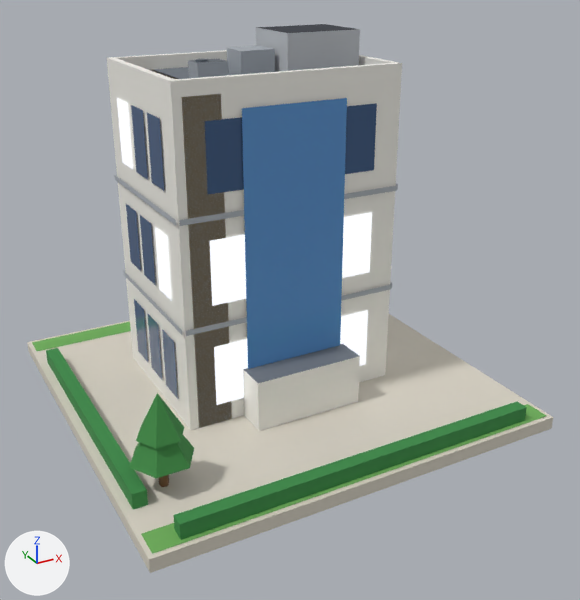
Before and after pictures for a commit that changed the glTF model public/models/16.glb.
Rendered twice from a 50 mm lens placed at (-0.796, -1.563, 1.005), pointed at (0.016, -0.086, 0.266). The axes (+X, +Y, +Z) are drawn at lower left. The lights are the same throughout. The older version comes first. Vertices at exactly the same position are counted once.

Before the edit, the objects in view are built like this:
```python
me_b16 = bpy.data.meshes.new('b16')
me_b16.from_pydata(...)  # 415 vertices, 370 faces; spans x -0.48..0.48, y -0.48..0.48, z 0.0..0.84
me_b16.materials.append(mat_paving)
me_b16.materials.append(mat_grass)
me_b16.materials.append(mat_hedge)
me_b16.materials.append(mat_wall_white)
me_b16.materials.append(mat_roof_flat)
me_b16.materials.append(mat_glow_window)
me_b16.materials.append(mat_glass_dark)
me_b16.materials.append(mat_slab)
me_b16.materials.append(mat_white)
me_b16.materials.append(mat_metal_dark)
me_b16.materials.append(mat_wall_grey)
me_b16.materials.append(mat_roof_dark)
me_b16.materials.append(mat_metal)
me_b16.materials.append(mat_glass_blue)
me_b16.materials.append(mat_wall_beige)
me_b16.materials.append(mat_trunk)
me_b16.materials.append(mat_tree_green)
me_b16.materials.append(mat_tree_dark)
ob_b16 = bpy.data.objects.new('b16', me_b16)
ob_b16.location = (0.0, 0.0, 0.0)
```
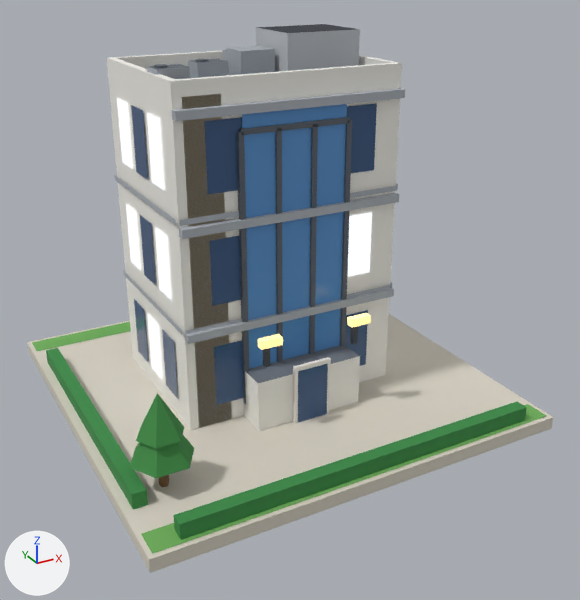
What changed in the scene script:
```text
Add mat_lamp_pole:
    mat_lamp_pole = bpy.data.materials.new('lamp_pole')
    # nodes: BsdfPrincipled, Mix, OutputMaterial, VertexColor
    # colours: dark grey #3a3f47, mixed with the vertex colours
Add mat_glow_lamp:
    mat_glow_lamp = bpy.data.materials.new('glow_lamp')
    # nodes: BsdfPrincipled, Mix, OutputMaterial, VertexColor
    # colours: beige #ffd88a, beige #f5e6b0, mixed with the vertex colours
Change me_b16:
    remove me_b16.from_pydata(...)  # 415 vertices, 370 faces; spans x -0.48..0.48, y -0.48..0.48, z 0.0..0.84
    add me_b16.from_pydata(...)  # 588 vertices, 588 faces; spans x -0.48..0.48, y -0.48..0.48, z 0.0..0.84
    me_b16 part 1: the loose piece of 8 vertices spanning x -0.13..0.13, y -0.21..-0.11, z 0.03..0.15 is copied, and the copy is scaled about its middle by (2, 0.18, 0.15), then moved by (0.0, 0.018, 0.169), in mat_slab; it spans x -0.26..0.26, y -0.151..-0.133, z 0.25..0.268
    me_b16 part 2: the loose piece of 8 vertices spanning x -0.13..0.13, y -0.21..-0.11, z 0.03..0.15 is copied, and the copy is scaled about its middle by (2, 0.18, 0.15), then moved by (0.0, 0.018, 0.399), in mat_slab; it spans x -0.26..0.26, y -0.151..-0.133, z 0.48..0.498
    me_b16 part 3: the loose piece of 8 vertices spanning x -0.04..0.04, y 0.025..0.095, z 0.75..0.805 is copied, and the copy is scaled about its middle by (6.5, 0.257, 0.327), then moved by (0.0, -0.202, -0.059), in mat_slab; it spans x -0.26..0.26, y -0.151..-0.133, z 0.71..0.728
    me_b16 part 4: the loose piece of 8 vertices spanning x -0.13..0.13, y -0.21..-0.11, z 0.03..0.15 is copied, and the copy is scaled about its middle by (0.35, 0.08, 1.17), then moved by (0.0, -0.056, 0.01), in mat_white; it spans x -0.045..0.045, y -0.22..-0.212, z 0.03..0.17
    me_b16 part 5: the loose piece of 8 vertices spanning x -0.135..-0.065, y 0.035..0.085, z 0.75..0.785 is copied, and the copy is scaled about its middle by (1, 1, 1.14), then moved by (-0.12, -0.08, 0.002); it spans x -0.255..-0.185, y -0.045..0.005, z 0.75..0.79
    me_b16 part 6: the loose piece of 13 vertices spanning x -0.128..-0.1, y 0.048..0.072, z 0.785..0.789 is copied, and the copy is moved by (-0.12, -0.08, 0.005); it spans x -0.248..-0.22, y -0.032..-0.008, z 0.79..0.794
    me_b16 part 7: the loose piece of 8 vertices spanning x -0.13..0.13, y -0.21..-0.11, z 0.03..0.15 is copied, and the copy is scaled about its middle by (0.0462, 0.1, 5.08), then moved by (-0.125, 0.018, 0.28), in mat_metal_dark; it spans x -0.131..-0.119, y -0.147..-0.137, z 0.065..0.675
    me_b16 part 8: the loose piece of 8 vertices spanning x -0.13..0.13, y -0.21..-0.11, z 0.03..0.15 is copied, and the copy is scaled about its middle by (0.0462, 0.1, 5.08), then moved by (-0.042, 0.018, 0.28), in mat_metal_dark; it spans x -0.048..-0.036, y -0.147..-0.137, z 0.065..0.675
    me_b16 part 9: the loose piece of 8 vertices spanning x -0.13..0.13, y -0.21..-0.11, z 0.03..0.15 is copied, and the copy is scaled about its middle by (0.0462, 0.1, 5.08), then moved by (0.042, 0.018, 0.28), in mat_metal_dark; it spans x 0.036..0.048, y -0.147..-0.137, z 0.065..0.675
    me_b16 part 10: the loose piece of 8 vertices spanning x -0.13..0.13, y -0.21..-0.11, z 0.03..0.15 is copied, and the copy is scaled about its middle by (0.0462, 0.1, 5.08), then moved by (0.125, 0.018, 0.28), in mat_metal_dark; it spans x 0.119..0.131, y -0.147..-0.137, z 0.065..0.675
    me_b16 part 11: the loose piece of 8 vertices spanning x -0.135..-0.065, y 0.035..0.085, z 0.75..0.785 is copied, and the copy is scaled about its middle by (3.57, 0.2, 0.343), then moved by (0.1, -0.202, -0.093), in mat_metal_dark; it spans x -0.125..0.125, y -0.147..-0.137, z 0.669..0.681
    me_b16 part 12: the loose piece of 8 vertices spanning x -0.13..0.13, y -0.21..-0.11, z 0.03..0.15 is copied, and the copy is scaled about its middle by (0.0462, 0.12, 0.5), then moved by (-0.11, -0.053, 0.13), in mat_lamp_pole; it spans x -0.116..-0.104, y -0.219..-0.207, z 0.19..0.25
    me_b16 part 13: the loose piece of 8 vertices spanning x -0.13..0.13, y -0.21..-0.11, z 0.03..0.15 is copied, and the copy is scaled about its middle by (0.0462, 0.12, 0.5), then moved by (0.11, -0.053, 0.13), in mat_lamp_pole; it spans x 0.104..0.116, y -0.219..-0.207, z 0.19..0.25
    me_b16 part 14: the loose piece of 8 vertices spanning x -0.13..0.13, y -0.21..-0.11, z 0.03..0.15 is copied, and the copy is scaled about its middle by (0.192, 0.18, 0.15), then moved by (-0.11, -0.071, 0.164), in mat_glow_lamp; it spans x -0.135..-0.085, y -0.24..-0.222, z 0.245..0.263
    me_b16 part 15: the loose piece of 8 vertices spanning x -0.13..0.13, y -0.21..-0.11, z 0.03..0.15 is copied, and the copy is scaled about its middle by (0.192, 0.18, 0.15), then moved by (0.11, -0.071, 0.164), in mat_glow_lamp; it spans x 0.085..0.135, y -0.24..-0.222, z 0.245..0.263
    me_b16 part 16: 7 vertices added at x -0.01..0.05, y 0.135..0.185, z 0.75..0.79
    me_b16 part 17: 4 vertices added at x -0.038..0.038, y -0.221, z 0.03..0.16
    me_b16 part 18: 16 faces spanning x -0.197..0.263, y -0.138..0.258, z 0.078..0.702 switch from mat_glow_window to mat_glass_dark
    me_b16 part 19: 16 faces spanning x -0.263..0.263, y -0.138..0.258, z 0.078..0.702 switch from mat_glass_dark to mat_glow_window
    other edits to the shape of me_b16 do not show in these pictures
    add me_b16.materials.append(mat_lamp_pole)
    add me_b16.materials.append(mat_glow_lamp)
```

Changed parts and their boxes (x1, y1, x2, y2) in the pictures (580 x 600 px):
part 1 of me_b16, added: after (185, 288, 394, 344)
part 2 of me_b16, added: after (179, 193, 399, 239)
part 3 of me_b16, added: after (172, 88, 405, 121)
part 4 of me_b16, added: after (293, 357, 331, 423)
part 5 of me_b16, added: after (147, 64, 190, 79)
part 6 of me_b16, added: after (154, 64, 168, 68)
part 7 of me_b16, added: after (237, 132, 250, 405)
part 8 of me_b16, added: after (275, 128, 283, 362)
part 9 of me_b16, added: after (309, 124, 318, 354)
part 10 of me_b16, added: after (340, 119, 352, 346)
part 11 of me_b16, added: after (239, 117, 350, 135)
part 12 of me_b16, added: after (263, 348, 270, 367)
part 13 of me_b16, added: after (350, 326, 358, 344)
part 14 of me_b16, added: after (258, 334, 283, 350)
part 15 of me_b16, added: after (347, 313, 371, 328)
part 16 of me_b16, added (mostly hidden): after (223, 50, 227, 61)
part 17 of me_b16, added: after (298, 364, 328, 422)
part 18 of me_b16, recoloured (darker): (210, 236, 368, 405) in both
part 19 of me_b16, recoloured (lighter): (126, 113, 164, 379) in both
